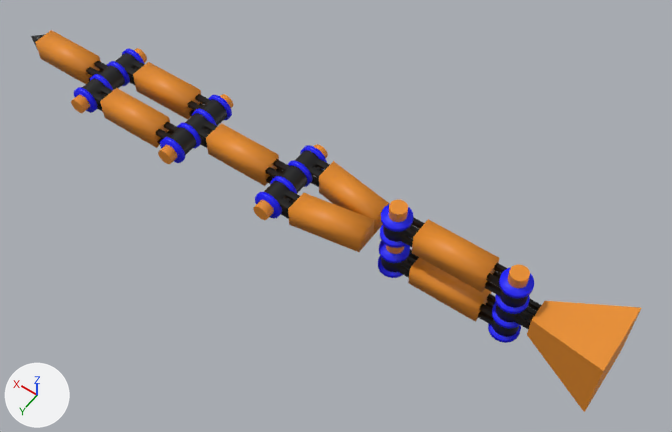
One commit to the glTF model blender/export/spider.glb: the scene before it, then after it.
Rendered twice from a camera (50 mm lens) standing at (7.0, 37.2, 57.2) and looking at (33.9, -0.5, -2.0). Lighting does not change. The marker at lower left points along +X, +Y and +Z. Where no turn or scale is listed for an object, it has been applied to the vertices. Vertices at the same position are counted once.
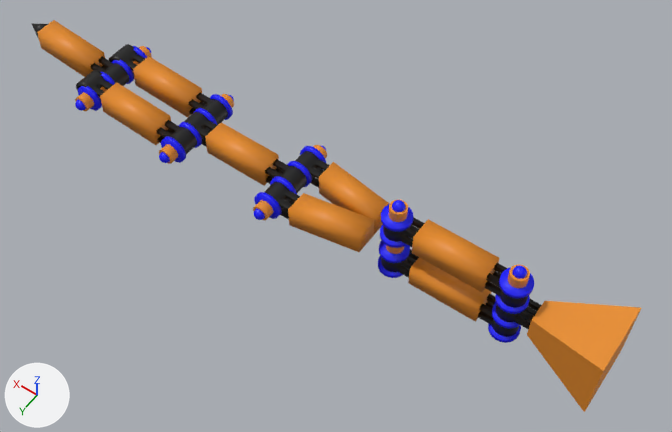
The newer file is also turned or shifted as a whole; pictures and numbers use the older file's frame.

Changed parts and their boxes (x1, y1, x2, y2) in the pictures (672 x 432 px):
'Cube.005', mesh turned: before (35, 30, 101, 84); after (37, 20, 105, 77)
'Cube.004', mesh turned: before (100, 88, 170, 148); after (100, 82, 171, 145)
'Cube.003', mesh turned: before (133, 62, 201, 120); after (133, 56, 202, 117)
'Cylinder.015', mesh turned: before (86, 61, 125, 90); after (90, 56, 129, 86)
'Cylinder.011', mesh turned: before (155, 121, 196, 155); after (156, 120, 197, 154)
'Cylinder.013', mesh turned: before (82, 78, 113, 112); after (76, 70, 113, 100)
'Cylinder.010', mesh turned: before (187, 94, 227, 126); after (188, 92, 228, 125)
'Cylinder.012', mesh turned: before (115, 53, 145, 85); after (109, 44, 145, 74)
'Cylinder.014', mesh turned: before (71, 48, 147, 113); after (75, 46, 152, 111)
'Cylinder.021', mesh turned: before (74, 87, 98, 113); after (78, 86, 102, 111)
'Cylinder.016', mesh turned: before (107, 61, 130, 86); after (112, 59, 134, 84)
'Cylinder.022', mesh turned: before (122, 49, 145, 64); after (133, 46, 147, 59)
'Sphere.008', added: after (512, 265, 527, 279)
'Cone', mesh turned: before (31, 35, 44, 50); after (31, 23, 48, 39)
'Sphere.006', added: after (392, 200, 405, 212)
'Sphere.004', added: after (254, 209, 265, 220)
'Sphere.002', added: after (159, 152, 170, 163)
'Sphere', added: after (75, 100, 86, 111)

The change, as a diff of the scene's bpy script:
```diff
--- a/blender/export/spider.glb.py
+++ b/blender/export/spider.glb.py
@@ me_cone @@
 me_cone.from_pydata(...)  # 33 vertices, 62 faces; spans x -1.0..1.0, y -1.0..1.0, z -1.0..1.0
+# me_cone part 1: the whole mesh is turned -6.9 degrees about the y axis through its middle, then moved by (-0.75, 0.0, 1.73)
 me_cone.materials.append(mat_legjoins)
@@ me_cube_008 @@
 me_cube_008.from_pydata(...)  # 8 vertices, 12 faces; spans x -1.0..5.0, y -1.0..1.0, z -1.0..1.0
+# me_cube_008 part 2: the whole mesh is turned -6.9 degrees about the y axis through its middle, then moved by (-0.72, 0.0, 1.25)
 me_cube_008.materials.append(mat_legbones)
@@ me_cylinder_016 @@
 me_cylinder_016.from_pydata(...)  # 64 vertices, 124 faces; spans x -0.7..0.7, y -4.0..4.0, z -0.7..0.7
+# me_cylinder_016 part 3: the whole mesh is turned -6.9 degrees about the y axis through its middle, then moved by (-0.69, 0.0, 0.65)
 me_cylinder_016.materials.append(mat_legbones)
@@ me_cylinder_017 @@
 me_cylinder_017.from_pydata(...)  # 384 vertices, 768 faces; spans x -1.0..2.92, y -1.0..1.0, z -1.0..1.0
+# me_cylinder_017 part 4: the whole mesh is turned -6.9 degrees about the y axis through its middle, then moved by (-0.69, 0.0, 0.76)
 me_cylinder_017.materials.append(mat_legjoins)
@@ me_cylinder_001 @@
 me_cylinder_001.from_pydata(...)  # 64 vertices, 124 faces; spans x -1.2..1.2, y -0.3..0.1, z -1.2..1.2
+# me_cylinder_001 part 5: the whole mesh is turned -6.9 degrees about the y axis through its middle, then moved by (-0.69, 0.0, 0.65)
 me_cylinder_001.materials.append(mat_jointdamper)
@@ me_cylinder_002 @@
 me_cylinder_002.from_pydata(...)  # 64 vertices, 124 faces; spans x -1.2..1.2, y -0.3..0.1, z -1.2..1.2
+# me_cylinder_002 part 6: the whole mesh is turned -6.9 degrees about the y axis through its middle, then moved by (-0.69, 0.0, 0.65)
 me_cylinder_002.materials.append(mat_jointdamper)
@@ me_cylinder_003 @@
 me_cylinder_003.from_pydata(...)  # 64 vertices, 124 faces; spans x -1.2..1.2, y -0.3..0.1, z -1.2..1.2
+# me_cylinder_003 part 7: the whole mesh is turned -6.9 degrees about the y axis through its middle, then moved by (-0.69, 0.0, 0.65)
 me_cylinder_003.materials.append(mat_jointdamper)
@@ me_cube_006 @@
 me_cube_006.from_pydata(...)  # 8 vertices, 12 faces; spans x -1.0..5.0, y -1.0..1.0, z -1.0..1.0
+# me_cube_006 part 8: the whole mesh is turned -4.6 degrees about the y axis through its middle, then moved by (-0.12, 0.0, 0.53)
 me_cube_006.materials.append(mat_legbones)
@@ me_cube_007 @@
 me_cube_007.from_pydata(...)  # 8 vertices, 12 faces; spans x -1.0..5.0, y -1.0..1.0, z -1.0..1.0
+# me_cube_007 part 9: the whole mesh is turned -4.6 degrees about the y axis through its middle, then moved by (-0.12, 0.0, 0.53)
 me_cube_007.materials.append(mat_legbones)
@@ me_cylinder_012 @@
 me_cylinder_012.from_pydata(...)  # 384 vertices, 768 faces; spans x -1.0..2.92, y -1.0..1.0, z -1.0..1.0
+# me_cylinder_012 part 10: the whole mesh is turned -4.6 degrees about the y axis through its middle, then moved by (-0.11, 0.0, 0.21)
 me_cylinder_012.materials.append(mat_legjoins)
@@ me_cylinder_013 @@
 me_cylinder_013.from_pydata(...)  # 384 vertices, 768 faces; spans x -1.0..2.92, y -1.0..1.0, z -1.0..1.0
+# me_cylinder_013 part 11: the whole mesh is turned -4.6 degrees about the y axis through its middle, then moved by (-0.11, 0.0, 0.21)
 me_cylinder_013.materials.append(mat_legjoins)
@@ me_cylinder_014 @@
 me_cylinder_014.from_pydata(...)  # 384 vertices, 768 faces; spans x -2.92..1.0, y -1.0..1.0, z -1.0..1.0
+# me_cylinder_014 part 12: the whole mesh is turned -4.6 degrees about the y axis through its middle, then moved by (-0.14, 0.0, 0.86)
 me_cylinder_014.materials.append(mat_legjoins)
@@ me_cylinder_015 @@
 me_cylinder_015.from_pydata(...)  # 384 vertices, 768 faces; spans x -2.92..1.0, y -1.0..1.0, z -1.0..1.0
+# me_cylinder_015 part 13: the whole mesh is turned -4.6 degrees about the y axis through its middle, then moved by (-0.14, 0.0, 0.86)
 me_cylinder_015.materials.append(mat_legjoins)
@@ ob_sphere_008 @@
+ob_sphere_008 = bpy.data.objects.new('Sphere.008', me_sphere_009)  # a UV sphere (32 segments, 16 rings, poles along z) spanning x 19.5..20.5, y -0.5..0.5, z 3.5..4.5; in mat_jointdamper (blue #0000ff)
+ob_sphere_008.location = (-2.0, 0.0, 0.0)
@@ ob_sphere_006 @@
+ob_sphere_006 = bpy.data.objects.new('Sphere.006', me_sphere_007)  # a UV sphere (32 segments, 16 rings, poles along z) spanning x 29.5..30.5, y -0.5..0.5, z 3.5..4.5; in mat_jointdamper (blue #0000ff)
+ob_sphere_006.location = (-2.0, 0.0, 0.0)
@@ ob_sphere_004 @@
+ob_sphere_004 = bpy.data.objects.new('Sphere.004', me_sphere_005)  # 482 vertices, 960 faces; spans x 36.022..37.022, y 3.5..4.5, z 15.338..16.338; in mat_jointdamper (blue #0000ff)
+ob_sphere_004.location = (1.52, 0.0, -15.91)
@@ ob_sphere_002 @@
+ob_sphere_002 = bpy.data.objects.new('Sphere.002', me_sphere_003)  # 482 vertices, 960 faces; spans x 13.815..14.812, y 3.5..4.5, z 46.593..47.59; in mat_jointdamper (blue #0000ff)
+ob_sphere_002.location = (33.58, 0.0, -46.96)
@@ ob_sphere_001 @@
+ob_sphere_001 = bpy.data.objects.new('Sphere.001', me_sphere_002)  # 482 vertices, 960 faces; spans x -11.033..-10.036, y -4.5..-3.5, z 52.153..53.15; in mat_jointdamper (blue #0000ff)
+ob_sphere_001.location = (67.85, 0.0, -52.01)
@@ ob_sphere @@
+ob_sphere = bpy.data.objects.new('Sphere', me_sphere)  # 482 vertices, 960 faces; spans x -11.033..-10.036, y 3.5..4.5, z 52.153..53.15; in mat_jointdamper (blue #0000ff)
+ob_sphere.location = (67.85, 0.0, -52.01)
```
